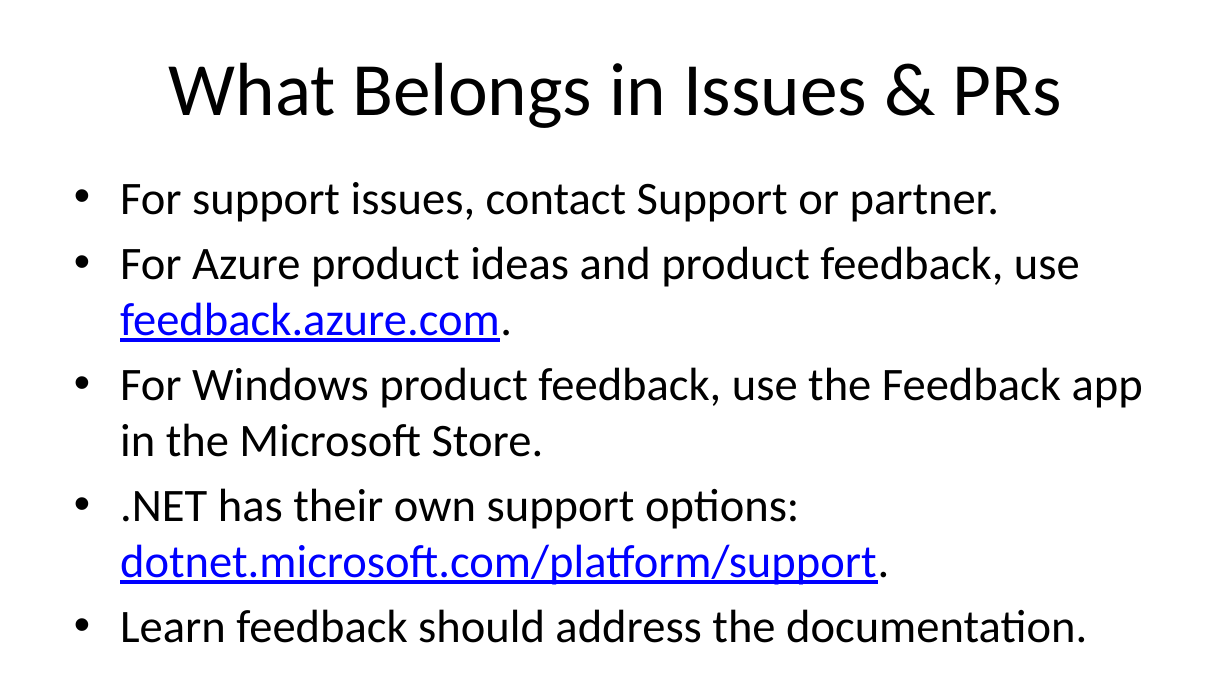
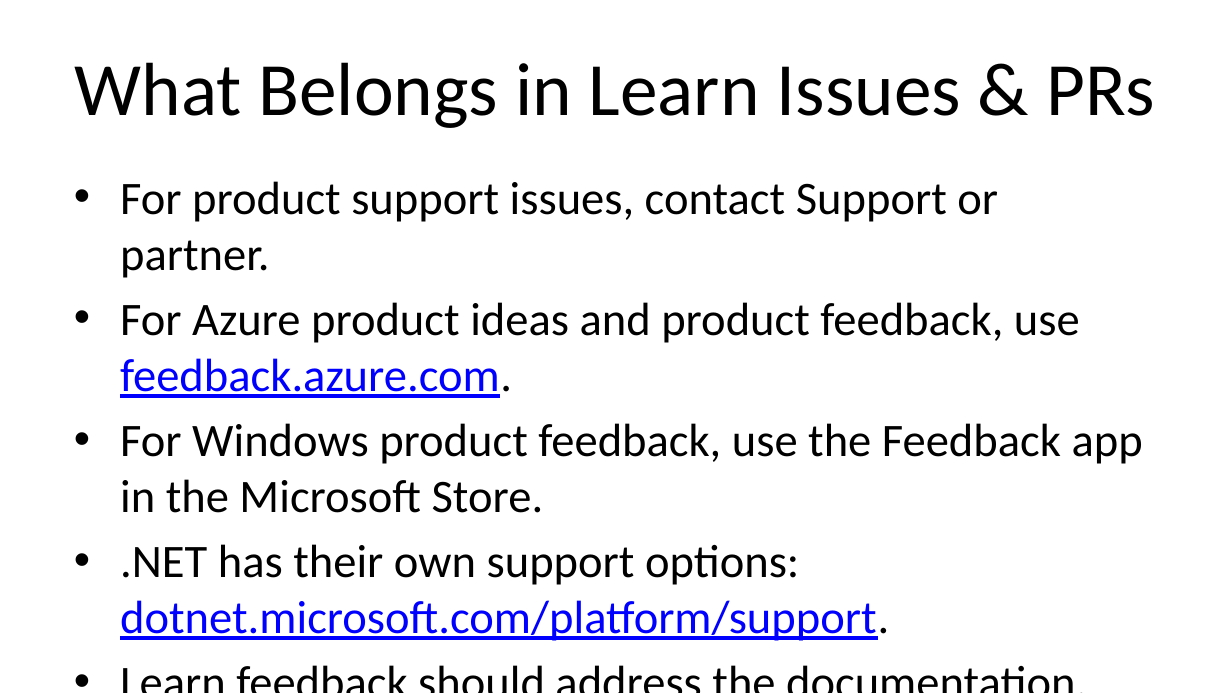
Before and after one commit to alvinashcraft/speaking, a slide deck: slide 11 of 2024/0806_VSLiveRedmond/ContributeToMsLearn/VSLMSHQ24_Become a MS Learn Contributor_AlvinAshcraft.pptx. Drawn at 1232x693 pixels with LibreOffice and Linux fonts; fonts in the diff are those of the drawing; background and template pictures are left out. Boxes give left, top, right and bottom in pixels: in the first picture for what was removed or moved away, otherwise in the second. Text is boxed around its words. In the diff, an @@ line names an element or a change of style, - is before the commit and + after.

Commit message:
Slide deck updates for Learn at vslive mshq

```diff
--- a/2024/0806_VSLiveRedmond/ContributeToMsLearn/VSLMSHQ24_Become a MS Learn Contributor_AlvinAshcraft.pptx
+++ b/2024/0806_VSLiveRedmond/ContributeToMsLearn/VSLMSHQ24_Become a MS Learn Contributor_AlvinAshcraft.pptx
@@ title at bbox=[75, 62, 1155, 128]: text changed @@
-What Belongs in Issues & PRs
+What Belongs in Learn Issues & PRs
@@ text at bbox=[120, 181, 998, 278]: text changed @@
-• For support issues, contact Support or partner.
+• For product support issues, contact Support or partner.
```
Also in this commit, not shown: 3 other slides changed.
